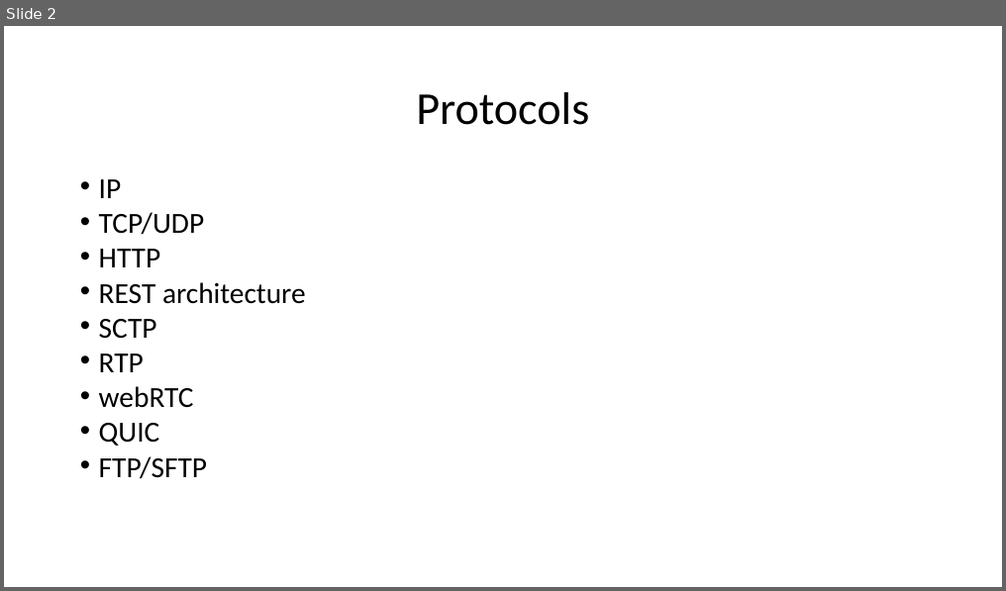
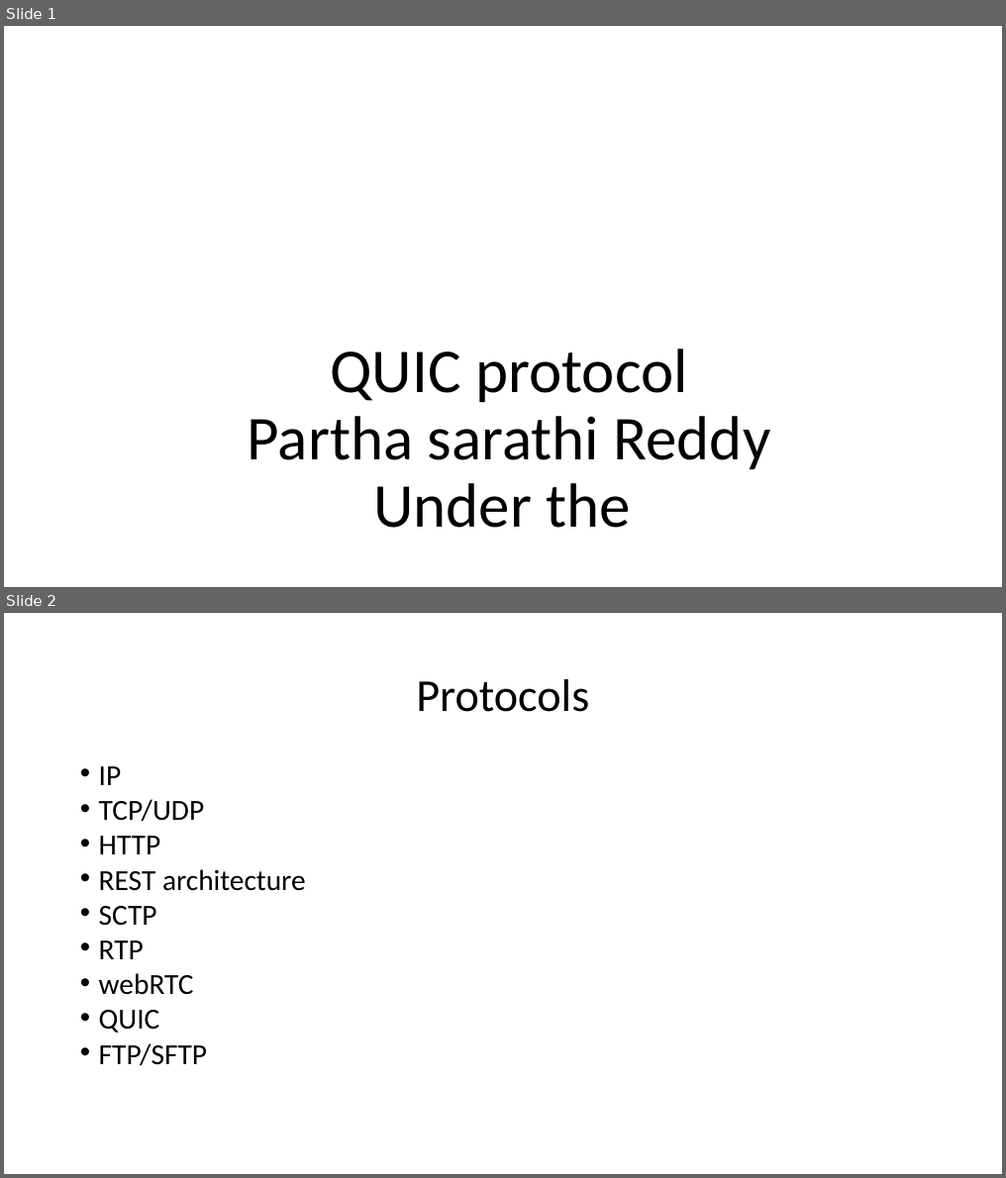
Before and after one commit to parthasarathi1234/quic, a slide deck: Presentation1.pptx. Shown one above the other, each under a label of ours: slide 2 before the commit, slides 1 and 2 after it. The pictures are 1006x591 and 1006x1178 pixels, drawn with LibreOffice and Linux fonts; fonts in the diff are those of the drawing. Boxes give left, top, right and bottom in pixels: in the first picture for what was removed or moved away, otherwise in the second. Text is boxed around its words. In the diff, an @@ line names an element or a change of style, - is before the commit and + after.

```diff
--- a/Presentation1.pptx
+++ b/Presentation1.pptx
@@ slide 1 added at (4,26,1002,587), background #FFFFFF @@
@@ title added at (248,349,770,528), 60 pt, text #000000 @@
+QUIC protocol
+Partha sarathi Reddy
+Under the
```
Also in this commit, not shown: 2 slides changed, 2 other slides added, 1 slide removed.
